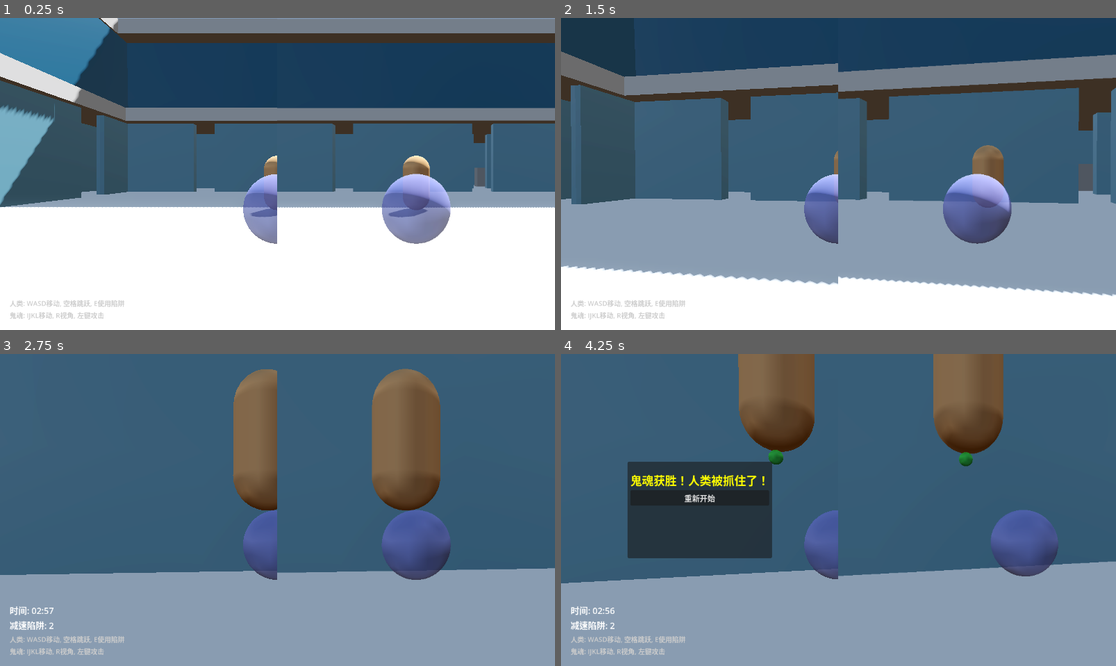
Above: before the commit, frames 1-4 (two rows, left to right).
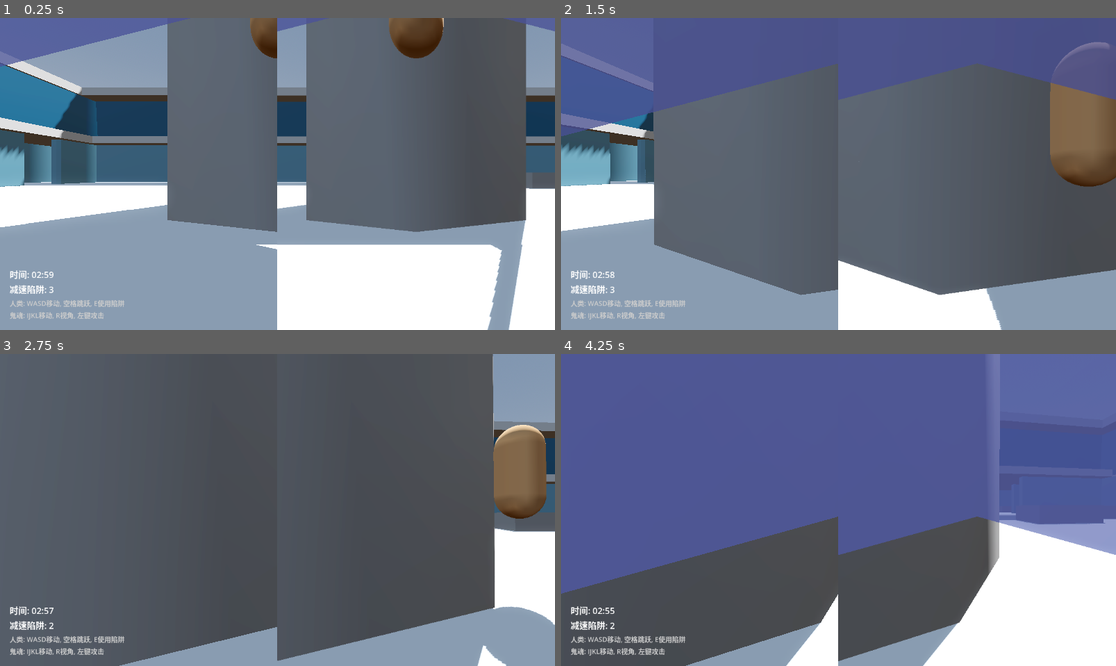
Above: after the commit, the same moments.

Repository: joewu66/minigame_dead5
Game: Godot game, scene res://scenes/main.tscn
Two runs of this game, one before a commit and one after it. Both use one fixed random seed, a clock stepped at 60 frames per second and the inputs below. This scene is started directly instead of the project's main scene.
Inputs (mouse positions are in pixels of both pictures, inside the frame that each line leads up to):
- Up to frame 1 (0.25 s): no input
- Up to frame 2 (1.5 s): move the mouse to (866, 174) at 0.52 s; hold W (move_forward) from 0.53 s (still down); tap Space (jump) at 0.6, 0.77, 1.07 s; move the mouse to (810, 174) at 1.27 s; click (810, 174) at 1.35 s
- Up to frame 3 (2.75 s): keep holding W (move_forward); tap Space (jump) at 1.52, 1.55, 1.82, 2.3 s; move the mouse to (288, 503) at 2.02 s; hold E (use_item) from 2.03 s (still down)
- Up to frame 4 (4.25 s): keep holding W (move_forward); move the mouse to (832, 516) at 2.77 s; release E (use_item) at 2.78 s; tap Space (jump) at 2.85, 3.02, 3.32, 3.77, 3.8, 4.07 s; move the mouse to (877, 513) at 3.52 s; press the mouse at (877, 513) at 3.53 s

The runs differ from the first frame. In frame 1, 80% of the frame differs, in the area x 0-100%, y 0-100%; in frame 2, 90%; in frame 3, 88%; in frame 4, 96%.

Commit message:
no message

Diff:
--- a/3D/3d5/scenes/ghost.tscn
+++ b/3D/3d5/scenes/ghost.tscn
@@ -9,6 +9,7 @@
 albedo_color = Color(0.5, 0.5, 0.8, 0.8)
 
 [sub_resource type="SphereShape3D" id="SphereShape3D_1"]
+radius = 3.0
 
 [sub_resource type="SphereShape3D" id="SphereShape3D_2"]
 radius = 2.0
@@ -17,6 +18,7 @@
 script = ExtResource("1_script")
 
 [node name="MeshInstance3D" type="MeshInstance3D" parent="."]
+transform = Transform3D(6.006, 0, 0, 0, 6.006, 0, 0, 0, 6.006, 0, 0, 0)
 mesh = SubResource("SphereMesh_1")
 surface_material_override/0 = SubResource("StandardMaterial3D_1")
 
@@ -31,6 +33,8 @@
 [node name="CameraPivot" type="Node3D" parent="."]
 transform = Transform3D(1, 0, 0, 0, 1, 0, 0, 0, 1, 0, 0.5, 0)
 
+[node name="SpringArm3D" type="SpringArm3D" parent="CameraPivot"]
+
 [node name="Camera3D" type="Camera3D" parent="CameraPivot"]
 transform = Transform3D(1, 0, 0, 0, 1, 0, 0, 0, 1, 0, 0, 3)
 current = true
--- a/3D/3d5/scenes/human.tscn
+++ b/3D/3d5/scenes/human.tscn
@@ -8,11 +8,14 @@
 albedo_color = Color(0.8, 0.6, 0.4, 1)
 
 [sub_resource type="CapsuleShape3D" id="CapsuleShape3D_1"]
+radius = 1.0
+height = 4.0
 
 [node name="Human" type="CharacterBody3D"]
 script = ExtResource("1_script")
 
 [node name="MeshInstance3D" type="MeshInstance3D" parent="."]
+transform = Transform3D(2, 0, 0, 0, 1.98, 0, 0, 0, 2, 0, 0, 0)
 mesh = SubResource("CapsuleMesh_1")
 surface_material_override/0 = SubResource("StandardMaterial3D_1")
 
@@ -22,5 +25,8 @@
 [node name="CameraPivot" type="Node3D" parent="."]
 transform = Transform3D(1, 0, 0, 0, 1, 0, 0, 0, 1, 0, 1.5, 0)
 
-[node name="Camera3D" type="Camera3D" parent="CameraPivot"]
+[node name="SpringArm3D" type="SpringArm3D" parent="CameraPivot"]
+spring_length = 3.0
+
+[node name="Camera3D" type="Camera3D" parent="CameraPivot/SpringArm3D"]
 transform = Transform3D(1, 0, 0, 0, 1, 0, 0, 0, 1, 0, 0, 3)
--- a/3D/3d5/scenes/main.tscn
+++ b/3D/3d5/scenes/main.tscn
@@ -48,6 +48,7 @@
 shadow_enabled = true
 
 [node name="Environment" type="Node3D" parent="."]
+transform = Transform3D(6.916, 0, 0, 0, 3.09837, 0, 0, 0, 6.916, 0, 0, 0)
 
 [node name="Ground" type="CSGBox3D" parent="Environment"]
 use_collision = true
@@ -63,7 +64,7 @@
 transform = Transform3D(161.226, 0, 0, 0, 113.503, 0, 0, 0, 161.226, -24, 0, 25)
 
 [node name="Obstacles" type="Node3D" parent="Environment"]
-transform = Transform3D(1.1, 0, 0, 0, 1, 0, 0, 0, 1, 0, 0, 0)
+transform = Transform3D(1.1, 0, 0, 0, 0.7, 0, 0, 0, 1, 0, 0, 0)
 
 [node name="CSGBox3D" type="CSGBox3D" parent="Environment/Obstacles"]
 transform = Transform3D(1, 0, 0, 0, 1, 0, 0, 0, 1, 17.3636, 1.5, -11.5)
@@ -166,134 +167,223 @@
 size = Vector3(3, 2, 1)
 
 [node name="CSGBox3D23" type="CSGBox3D" parent="Environment/Obstacles"]
-transform = Transform3D(1, 0, 0, 0, 1, 0, 0, 0, 1, -16.7727, 7.5, 16.5)
+transform = Transform3D(1, 0, 0, 0, 1, 0, 0, 0, 1, -16.7727, 10.2664, 16.5)
 use_collision = true
 size = Vector3(2, 2, 2)
 
 [node name="CSGBox3D24" type="CSGBox3D" parent="Environment/Obstacles"]
-transform = Transform3D(1, 0, 0, 0, 1, 0, 0, 0, 1, -4.95454, 7.5, 18)
+transform = Transform3D(1, 0, 0, 0, 1, 0, 0, 0, 1, -4.95454, 10.2664, 18)
 use_collision = true
 size = Vector3(2, 2, 3)
 
 [node name="CSGBox3D25" type="CSGBox3D" parent="Environment/Obstacles"]
-transform = Transform3D(1, 0, 0, 0, 1, 0, 0, 0, 1, -4.45455, 7.5, 18.5)
+transform = Transform3D(1, 0, 0, 0, 1, 0, 0, 0, 1, -4.45455, 10.2664, 18.5)
 use_collision = true
 size = Vector3(3, 2, 2)
 
 [node name="CSGBox3D26" type="CSGBox3D" parent="Environment/Obstacles"]
-transform = Transform3D(1, 0, 0, 0, 1, 0, 0, 0, 1, -7.18182, 7.5, 21.5)
+transform = Transform3D(1, 0, 0, 0, 1, 0, 0, 0, 1, -7.18182, 10.2664, 21.5)
 use_collision = true
 size = Vector3(3, 2, 2)
 
 [node name="CSGBox3D27" type="CSGBox3D" parent="Environment/Obstacles"]
-transform = Transform3D(1, 0, 0, 0, 1, 0, 0, 0, 1, 7.36364, 7.5, 20.5)
+transform = Transform3D(1, 0, 0, 0, 1, 0, 0, 0, 1, 7.36364, 10.2664, 20.5)
 use_collision = true
 size = Vector3(3, 2, 2)
 
 [node name="CSGBox3D28" type="CSGBox3D" parent="Environment/Obstacles"]
-transform = Transform3D(1, 0, 0, 0, 1, 0, 0, 0, 1, 5.54545, 7.5, 17.5)
+transform = Transform3D(1, 0, 0, 0, 1, 0, 0, 0, 1, 5.54545, 10.2664, 17.5)
 use_collision = true
 size = Vector3(3, 2, 2)
 
 [node name="CSGBox3D29" type="CSGBox3D" parent="Environment/Obstacles"]
-transform = Transform3D(1, 0, 0, 0, 1, 0, 0, 0, 1, 4.63636, 7.5, 16.5)
+transform = Transform3D(1, 0, 0, 0, 1, 0, 0, 0, 1, 4.63636, 10.2664, 16.5)
 use_collision = true
 size = Vector3(3, 2, 2)
 
 [node name="CSGBox3D30" type="CSGBox3D" parent="Environment/Obstacles"]
-transform = Transform3D(1, 0, 0, 0, 1, 0, 0, 0, 1, 15.9545, 7.5, 4.5)
+transform = Transform3D(1, 0, 0, 0, 1, 0, 0, 0, 1, 15.9545, 10.2664, 4.5)
 use_collision = true
 size = Vector3(2, 2, 2)
 
 [node name="CSGBox3D31" type="CSGBox3D" parent="Environment/Obstacles"]
-transform = Transform3D(1, 0, 0, 0, 1, 0, 0, 0, 1, 18.6818, 7.5, 4.5)
+transform = Transform3D(1, 0, 0, 0, 1, 0, 0, 0, 1, 18.6818, 10.2664, 4.5)
 use_collision = true
 size = Vector3(2, 2, 2)
 
 [node name="CSGBox3D32" type="CSGBox3D" parent="Environment/Obstacles"]
-transform = Transform3D(1, 0, 0, 0, 1, 0, 0, 0, 1, 15.9545, 7.5, 8.5)
+transform = Transform3D(1, 0, 0, 0, 1, 0, 0, 0, 1, 15.9545, 10.2664, 8.5)
 use_collision = true
 size = Vector3(2, 2, 2)
 
 [node name="CSGBox3D33" type="CSGBox3D" parent="Environment/Obstacles"]
-transform = Transform3D(1, 0, 0, 0, 1, 0, 0, 0, 1, 18.6818, 7.5, 8.5)
+transform = Transform3D(1, 0, 0, 0, 1, 0, 0, 0, 1, 18.6818, 10.2664, 8.5)
 use_collision = true
 size = Vector3(2, 2, 2)
 
 [node name="CSGBox3D34" type="CSGBox3D" parent="Environment/Obstacles"]
-transform = Transform3D(1, 0, 0, 0, 1, 0, 0, 0, 1, -18.5909, 7.5, -11.5)
+transform = Transform3D(1, 0, 0, 0, 1, 0, 0, 0, 1, -18.5909, 10.2664, -11.5)
 use_collision = true
 size = Vector3(2, 2, 2)
 
 [node name="CSGBox3D35" type="CSGBox3D" parent="Environment/Obstacles"]
-transform = Transform3D(1, 0, 0, 0, 1, 0, 0, 0, 1, -15.8636, 7.5, -11.5)
+transform = Transform3D(1, 0, 0, 0, 1, 0, 0, 0, 1, -15.8636, 10.2664, -11.5)
 use_collision = true
 size = Vector3(2, 2, 2)
 
 [node name="CSGBox3D36" type="CSGBox3D" parent="Environment/Obstacles"]
-transform = Transform3D(1, 0, 0, 0, 1, 0, 0, 0, 1, -18.5909, 7.5, -7.5)
+transform = Transform3D(1, 0, 0, 0, 1, 0, 0, 0, 1, -18.5909, 10.2664, -7.5)
 use_collision = true
 size = Vector3(2, 2, 2)
 
 [node name="CSGBox3D37" type="CSGBox3D" parent="Environment/Obstacles"]
-transform = Transform3D(1, 0, 0, 0, 1, 0, 0, 0, 1, -15.8636, 7.5, -7.5)
+transform = Transform3D(1, 0, 0, 0, 1, 0, 0, 0, 1, -15.8636, 10.2664, -7.5)
 use_collision = true
 size = Vector3(2, 2, 2)
 
 [node name="CSGBox3D38" type="CSGBox3D" parent="Environment/Obstacles"]
-transform = Transform3D(1, 0, 0, 0, 1, 0, 0, 0, 1, -18.0909, 7.5, 11)
+transform = Transform3D(1, 0, 0, 0, 1, 0, 0, 0, 1, -18.0909, 10.2664, 11)
 use_collision = true
 size = Vector3(3, 2, 1)
 
 [node name="CSGBox3D39" type="CSGBox3D" parent="Environment/Obstacles"]
-transform = Transform3D(1, 0, 0, 0, 1, 0, 0, 0, 1, -19.0909, 7.5, 10)
+transform = Transform3D(1, 0, 0, 0, 1, 0, 0, 0, 1, -19.0909, 10.2664, 10)
 use_collision = true
 size = Vector3(1, 2, 3)
 
 [node name="CSGBox3D40" type="CSGBox3D" parent="Environment/Obstacles"]
-transform = Transform3D(1, 0, 0, 0, 1, 0, 0, 0, 1, -16.5224, 7.5, 3.29397)
+transform = Transform3D(1, 0, 0, 0, 1, 0, 0, 0, 1, -16.5224, 10.2664, 3.29397)
 use_collision = true
 size = Vector3(3, 2, 1)
 
 [node name="CSGBox3D41" type="CSGBox3D" parent="Environment/Obstacles"]
-transform = Transform3D(1, 0, 0, 0, 1, 0, 0, 0, 1, -15.3611, 7.5, 3.99847)
+transform = Transform3D(1, 0, 0, 0, 1, 0, 0, 0, 1, -15.3611, 10.2664, 3.99847)
 use_collision = true
 size = Vector3(1, 2, 3)
 
 [node name="CSGBox3D42" type="CSGBox3D" parent="Environment/Obstacles"]
-transform = Transform3D(1, 0, 0, 0, 1, 0, 0, 0, 1, 16.4545, 7.5, -6)
+transform = Transform3D(1, 0, 0, 0, 1, 0, 0, 0, 1, 16.4545, 10.2664, -6)
 use_collision = true
 size = Vector3(3, 2, 1)
 
 [node name="CSGBox3D43" type="CSGBox3D" parent="Environment/Obstacles"]
-transform = Transform3D(1, 0, 0, 0, 1, 0, 0, 0, 1, 15.4545, 7.5, -7)
+transform = Transform3D(1, 0, 0, 0, 1, 0, 0, 0, 1, 15.4545, 10.2664, -7)
 use_collision = true
 size = Vector3(1, 2, 3)
 
 [node name="CSGBox3D44" type="CSGBox3D" parent="Environment/Obstacles"]
-transform = Transform3D(1, 0, 0, 0, 1, 0, 0, 0, 1, 18.0231, 7.5, -13.706)
+transform = Transform3D(1, 0, 0, 0, 1, 0, 0, 0, 1, 18.0231, 10.2664, -13.706)
 use_collision = true
 size = Vector3(3, 2, 1)
 
 [node name="CSGBox3D45" type="CSGBox3D" parent="Environment/Obstacles"]
-transform = Transform3D(1, 0, 0, 0, 1, 0, 0, 0, 1, 19.1843, 7.5, -13.0015)
+transform = Transform3D(1, 0, 0, 0, 1, 0, 0, 0, 1, 19.1843, 10.2664, -13.0015)
 use_collision = true
 size = Vector3(1, 2, 3)
 
 [node name="CSGBox3D46" type="CSGBox3D" parent="Environment/Obstacles"]
-transform = Transform3D(1, 0, 0, 0, 1, 0, 0, 0, 1, -7.68182, 8.5, -19.5)
+transform = Transform3D(1, 0, 0, 0, 1, 0, 0, 0, 1, -7.68182, 11.2664, -19.5)
 use_collision = true
 size = Vector3(2, 2, 2)
 
 [node name="CSGBox3D47" type="CSGBox3D" parent="Environment/Obstacles"]
-transform = Transform3D(1, 0, 0, 0, 1, 0, 0, 0, 1, -1.72727, 7.5, -19.5)
+transform = Transform3D(1, 0, 0, 0, 1, 0, 0, 0, 1, -1.72727, 10.2664, -19.5)
 use_collision = true
 size = Vector3(3, 2, 2)
 
 [node name="CSGBox3D48" type="CSGBox3D" parent="Environment/Obstacles"]
-transform = Transform3D(1, 0, 0, 0, 1, 0, 0, 0, 1, 6.45454, 7.5, -19.5)
-use_collision = true
-size = Vector3(3, 2, 2)
+transform = Transform3D(1, 0, 0, 0, 1, 0, 0, 0, 1, 6.45454, 10.2664, -19.5)
+use_collision = true
+size = Vector3(3, 2, 2)
+
+[node name="CSGBox3D49" type="CSGBox3D" parent="Environment/Obstacles"]
+transform = Transform3D(1, 0, 0, 0, 1, 0, 0, 0, 1, -7.45311, 1.50605, 1.25506)
+use_collision = true
+size = Vector3(2, 2, 1)
+
+[node name="CSGBox3D50" type="CSGBox3D" parent="Environment/Obstacles"]
+transform = Transform3D(1, 0, 0, 0, 1, 0, 0, 0, 1, -6.40153, 1.50605, 3.27936)
+use_collision = true
+size = Vector3(2, 2, 1)
+
+[node name="CSGBox3D51" type="CSGBox3D" parent="Environment/Obstacles"]
+transform = Transform3D(1, 0, 0, 0, 1, 0, 0, 0, 1, -6.90153, 1.50605, 2.27936)
+use_collision = true
+size = Vector3(1, 2, 3)
+
+[node name="CSGBox3D52" type="CSGBox3D" parent="Environment/Obstacles"]
+transform = Transform3D(1, 0, 0, 0, 1, 0, 0, 0, 1, -7.32167, 1.50605, 6.60498)
+use_collision = true
+size = Vector3(2, 2, 1)
+
+[node name="CSGBox3D53" type="CSGBox3D" parent="Environment/Obstacles"]
+transform = Transform3D(1, 0, 0, 0, 1, 0, 0, 0, 1, -7.82167, 1.50605, 6.10498)
+use_collision = true
+size = Vector3(1, 2, 2)
+
+[node name="CSGBox3D54" type="CSGBox3D" parent="Environment/Obstacles"]
+transform = Transform3D(1, 0, 0, 0, 1, 0, 0, 0, 1, 3.71993, 1.50605, 2.99017)
+use_collision = true
+size = Vector3(2, 2, 1)
+
+[node name="CSGBox3D55" type="CSGBox3D" parent="Environment/Obstacles"]
+transform = Transform3D(1, 0, 0, 0, 1, 0, 0, 0, 1, 3.71993, 1.50605, 5.01446)
+use_collision = true
+size = Vector3(2, 2, 1)
+
+[node name="CSGBox3D56" type="CSGBox3D" parent="Environment/Obstacles"]
+transform = Transform3D(1, 0, 0, 0, 1, 0, 0, 0, 1, 3.21993, 1.50605, 4.01446)
+use_collision = true
+size = Vector3(1, 2, 3)
+
+[node name="CSGBox3D57" type="CSGBox3D" parent="Environment/Obstacles"]
+transform = Transform3D(1, 0, 0, 0, 1, 0, 0, 0, 1, -3.11535, 1.50605, 1.39966)
+use_collision = true
+size = Vector3(2, 2, 1)
+
+[node name="CSGBox3D58" type="CSGBox3D" parent="Environment/Obstacles"]
+transform = Transform3D(1, 0, 0, 0, 1, 0, 0, 0, 1, -2.56377, 1.50605, 2.0564)
+use_collision = true
+size = Vector3(1, 2, 2)
+
+[node name="CSGBox3D59" type="CSGBox3D" parent="Environment/Obstacles"]
+transform = Transform3D(1, 0, 0, 0, 1, 0, 0, 0, 1, -2.91872, 1.62888, 6.3479)
+use_collision = true
+size = Vector3(2, 2, 1)
+
+[node name="CSGBox3D60" type="CSGBox3D" parent="Environment/Obstacles"]
+transform = Transform3D(1, 0, 0, 0, 1, 0, 0, 0, 1, 6.58489, 1.75171, 2.54224)
+use_collision = true
+size = Vector3(2, 2, 1)
+
+[node name="CSGBox3D61" type="CSGBox3D" parent="Environment/Obstacles"]
+transform = Transform3D(1, 0, 0, 0, 1, 0, 0, 0, 1, 7.30488, 1.50605, 5.64858)
+use_collision = true
+size = Vector3(2, 2, 1)
+
+[node name="CSGBox3D62" type="CSGBox3D" parent="Environment/Obstacles"]
+transform = Transform3D(1, 0, 0, 0, 1, 0, 0, 0, 1, 8.31106, 1.50605, 4.99145)
+use_collision = true
+size = Vector3(1, 2, 2)
+
+[node name="CSGBox3D63" type="CSGBox3D" parent="Environment/Obstacles"]
+transform = Transform3D(1, 0, 0, 0, 1, 0, 0, 0, 1, 4.65269, 1.50605, -7.10624)
+use_collision = true
+size = Vector3(2, 2, 1)
+
+[node name="CSGBox3D64" type="CSGBox3D" parent="Environment/Obstacles"]
+transform = Transform3D(1, 0, 0, 0, 1, 0, 0, 0, 1, 4.15268, 1.50605, -7.60623)
+use_collision = true
+size = Vector3(1, 2, 2)
+
+[node name="CSGBox3D65" type="CSGBox3D" parent="Environment/Obstacles"]
+transform = Transform3D(1, 0, 0, 0, 1, 0, 0, 0, 1, 7.14367, 1.50605, -9.47098)
+use_collision = true
+size = Vector3(2, 2, 2)
+
+[node name="CSGCylinder3D" type="CSGCylinder3D" parent="Environment/Obstacles"]
+transform = Transform3D(3.1, 0, 0, 0, 7.936, 0, 0, 0, 3.1, 0, 7.83823, -2.89185)
+use_collision = true
 
 [node name="楼梯" parent="Environment" instance=ExtResource("3_85g3d")]
 transform = Transform3D(110.555, 0, 0, 0, 110.555, 0, 0, 0, 110.555, -11, 0, 25)
@@ -376,10 +466,15 @@
 [node name="Players" type="Node" parent="."]
 
 [node name="Human" parent="Players" instance=ExtResource("1_o5qli")]
-transform = Transform3D(1, 0, 0, 0, 1, 0, 0, 0, 1, 0, 1.77188, -4.5)
+transform = Transform3D(1, 0, 0, 0, 1, 0, 0, 0, 1, 0, 11.7719, -4.5)
+speed = 15.0
+jump_velocity = 9.5
 
 [node name="Ghost" parent="Players" instance=ExtResource("2_sugp2")]
-transform = Transform3D(1, 0, 0, 0, 1, 0, 0, 0, 1, 0, 1.32674, 0)
+transform = Transform3D(1, 0, 0, 0, 1, 0, 0, 0, 1, 0, 4.32674, 0)
+speed = 18.0
+attack_range = 6.0
+attack_cooldown = 3.0
 
 [node name="Items" type="Node" parent="."]
 
